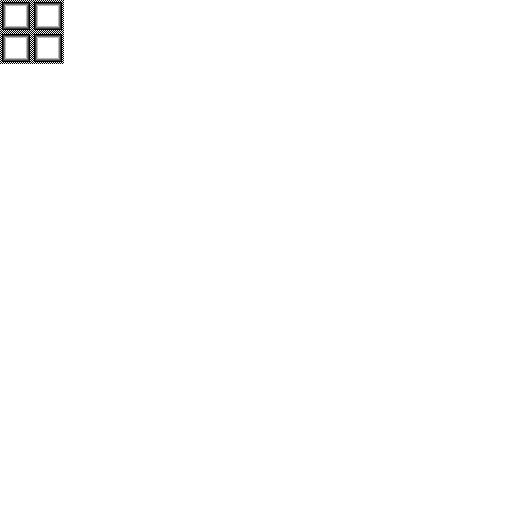
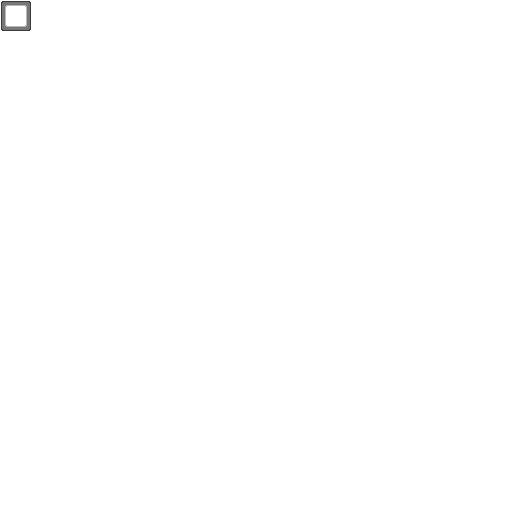
Revision of a layered 512×512 image; what changed, layer by layer:
painted on "bg" over (x1=0, y1=0, x2=64, y2=64)
